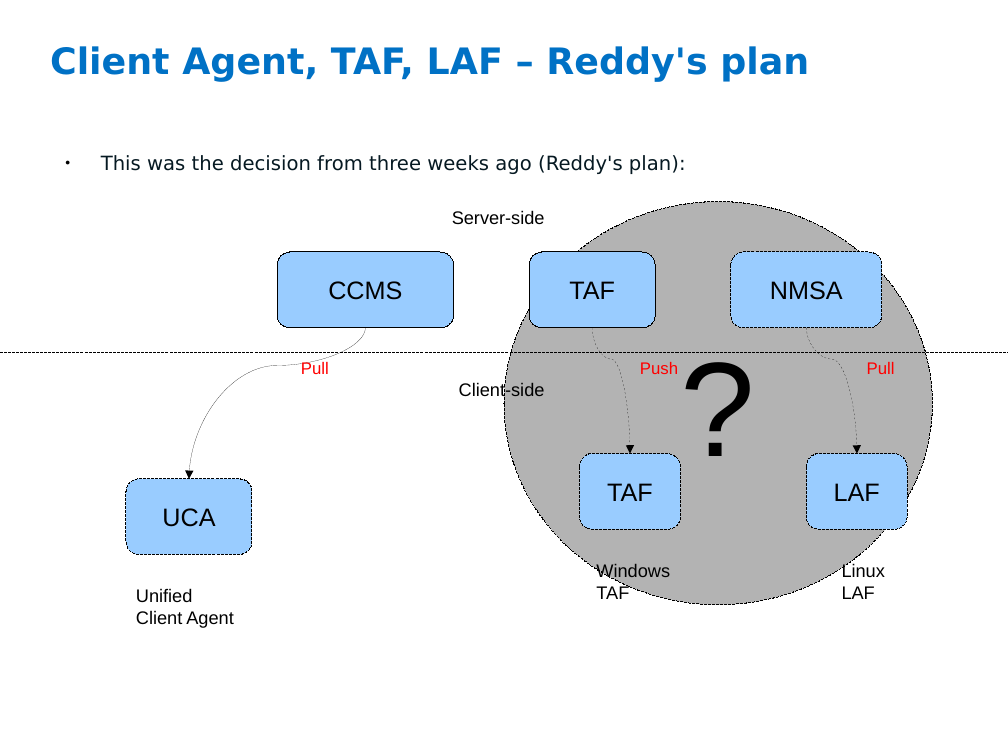
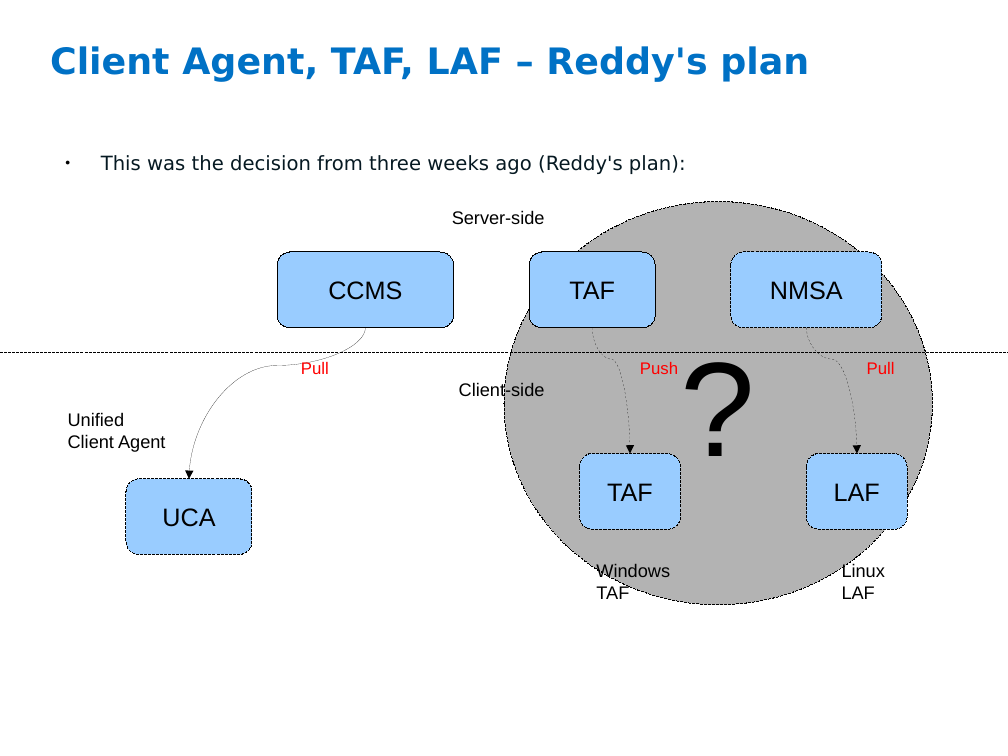
Before and after one commit to criswell/uca-gpl, a slide deck: slide 3 of docs/presentations/Unified_Codebase3.odp (slide 2 before the commit). Drawn at 1008x756 pixels with LibreOffice and Linux fonts; fonts in the diff are those of the drawing; background and template pictures are left out. Boxes give left, top, right and bottom in pixels: in the first picture for what was removed or moved away, otherwise in the second. Text is boxed around its words. In the diff, an @@ line names an element or a change of style, - is before the commit and + after.

```diff
--- a/docs/presentations/Unified_Codebase3.odp
+++ b/docs/presentations/Unified_Codebase3.odp
@@ text "Unified": place and size @@
-text "Unified" at (136,588,233,628)
+text "Unified" at (68,412,165,452)
```
Also in this commit, not shown: 1 other slide changed, 1 slide added.
